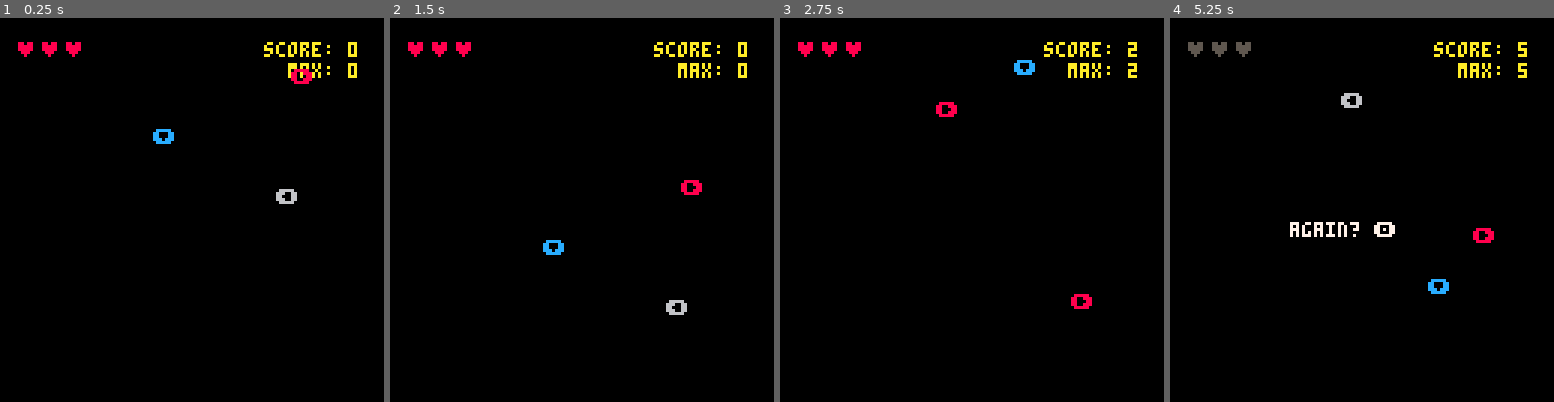
Above: before the commit, frames 1-4 (left to right).
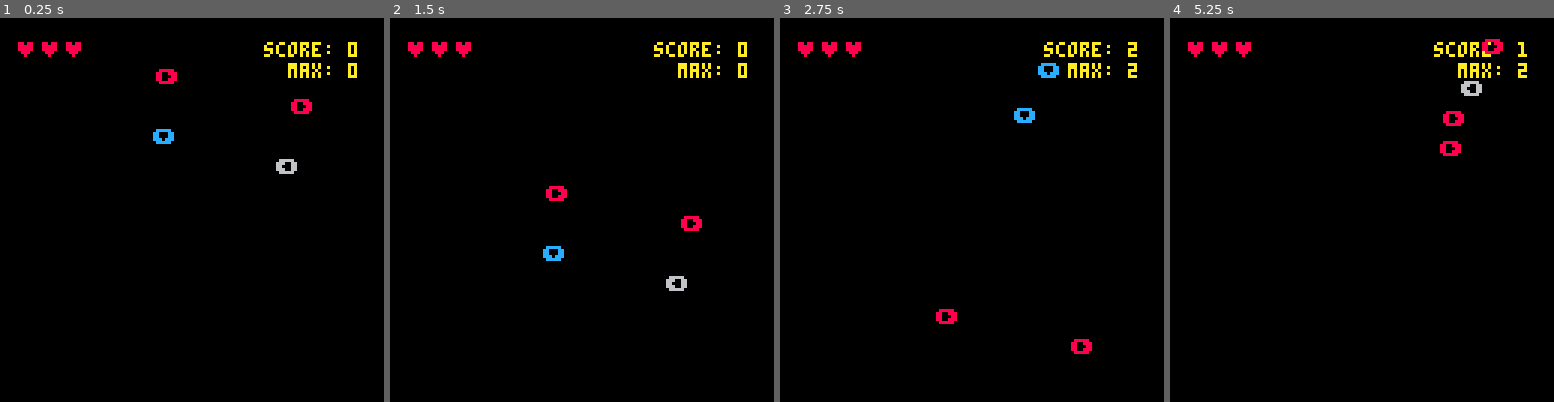
Above: after the commit, the same moments.

Repository: cpiod/arrow-hero
Game: PICO-8 cartridge ddr.p8
Same seed, same stepped clock (60 frames per second), same inputs: the game is played once before the commit and once after it.
Inputs:
- Up to frame 1 (0.25 s): no input
- Up to frame 2 (1.5 s): tap O (Z key) at 0.33, 0.7, 1.43 s; tap X (X key) at 1.07 s
- Up to frame 3 (2.75 s): hold Left 1.97-2.37 s; tap X (X key) at 2.07, 2.4, 2.73 s; tap O (Z key) at 2.22 s; hold Down from 2.42 s (still down)
- Up to frame 4 (5.25 s): release Down at 2.82 s; hold Right 2.87-3.53 s; tap X (X key) every 0.33 s from 3.07 to 5.07 s; tap O (Z key) at 3.1, 3.98, 4.87 s; hold Up 3.58-4.08 s; hold Right 4.13-4.53 s; hold Down 4.58-5.08 s; hold Left from 5.13 s (still down)

The runs differ from the first frame. In frame 1, 0.7% of the frame differs, in the area x 40-82%, y 13-49%; in frame 2, 0.9%; in frame 3, 1.0%; in frame 4, 1.9%, in the area x 4-93%, y 5-72%.

Commit message:
Prepare SFX

Diff:
--- a/ddr.p8
+++ b/ddr.p8
@@ -1,10 +1,14 @@
 pico-8 cartridge // http://www.pico-8.com
 version 18
 __lua__
+printh("start")
+for i=0,64 do
+printh(peek(0x3200+i))
+end
 h=0
 function f(c)add(b,{b=ceil(rnd(4)),y=c,x=30+rnd(75)})
 if(v<1.5)v+=.03
-end::g::u={"⬅️","➡️","⬆️","⬇️"}w={8,9,11,12}d={"","♥","♥♥","♥♥♥"}b={}s=0l=4v=.4_set_fps(60)f(50)f(30)f(10)::_::cls()h=max(s,h)
+end::g::u={"⬅️","➡️","⬆️","⬇️"}w={8,9,11,12}d={"","♥","♥♥","♥♥♥"}b={}s=0l=4v=.4_set_fps(60)f(40)f(30)f(20)f(10)::_::cls()h=max(s,h)
 ?d[4],5,8,5
 ?d[l],5,8,8
 ?"score: "..s,88,8,10
@@ -17,12 +21,12 @@
 if btnp(a.b-1)then
 sfx(0)s+=1del(b,a)f(5)
 elseif band(btnp(),15)>0or a.y>110then
-if(l>0)l-=1sfx(2)
+if(l>0)l-=1
 if l==0then
-?"again? 🅾️",40,68,7
+?"again? 🅾️",40,68,3
 sfx(1)while not btnp(🅾️)do flip()end
 goto g
-end
+else sfx(2)end
 end
 flip()goto _
 __gfx__
Not shown, changed: the sound effects (__sfx__) section of ddr.p8
